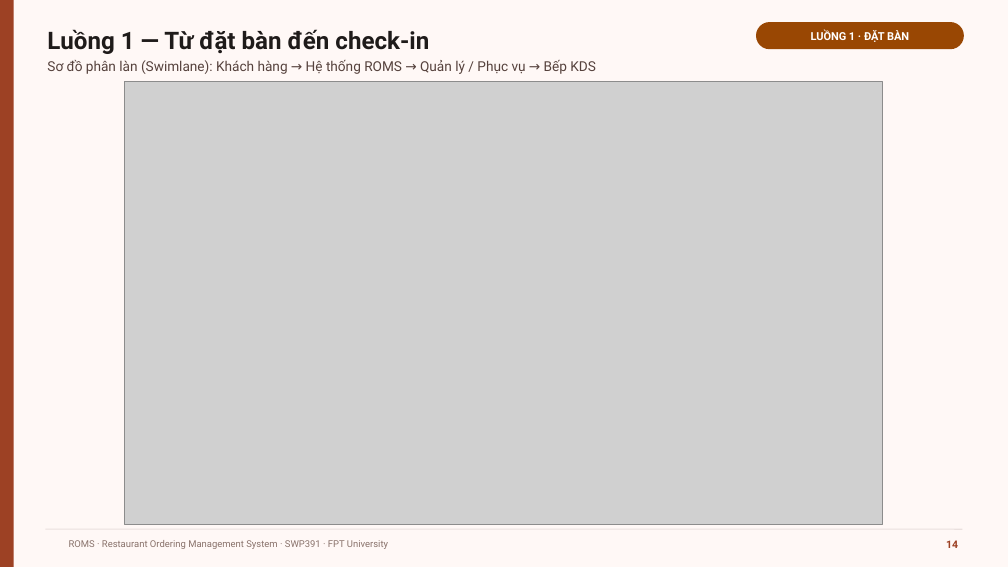
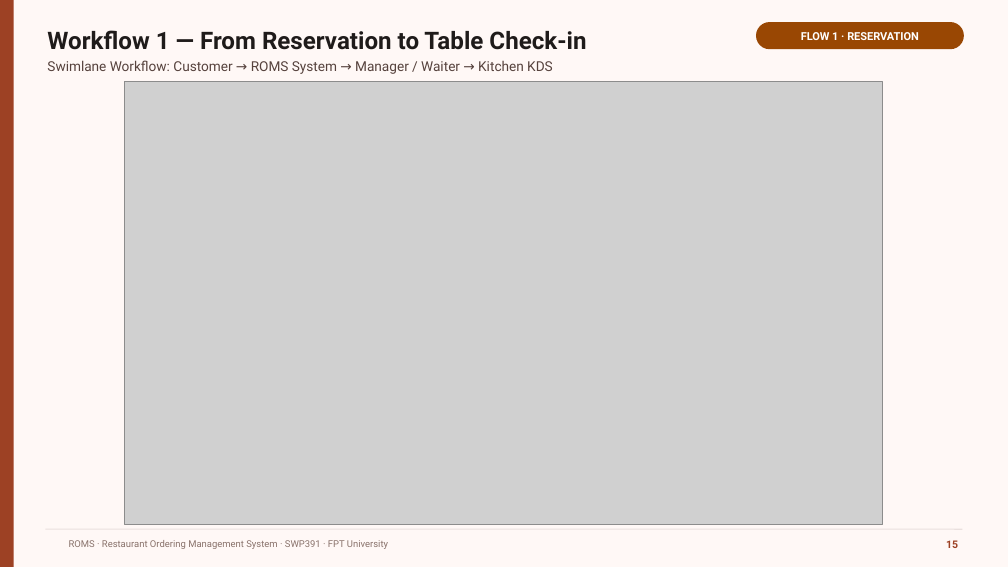
Before and after one commit to GROUP6-ROMS/Restaurant-Ordering-Management-System-ROMS, a slide deck: slide 15 of slide/ROMS_Bao_ve_SWP391.pptx. Drawn at 1008x567 pixels with LibreOffice and Linux fonts; fonts in the diff are those of the drawing; grey boxes stand for pictures; background and template pictures are left out. Boxes give left, top, right and bottom in pixels: in the first picture for what was removed or moved away, otherwise in the second. Text is boxed around its words. In the diff, an @@ line names an element or a change of style, - is before the commit and + after.

```diff
--- a/slide/ROMS_Bao_ve_SWP391.pptx
+++ b/slide/ROMS_Bao_ve_SWP391.pptx
@@ text at (47, 30, 586, 50): text changed @@
-Luồng 1 — Từ đặt bàn đến check-in
+Workflow 1 — From Reservation to Table Check-in
@@ text in rounded rectangle at (801, 32, 919, 40): text changed @@
-LUỒNG 1 · ĐẶT BÀN
+FLOW 1 · RESERVATION
@@ text at (47, 60, 553, 74): text changed @@
-Sơ đồ phân làn (Swimlane): Khách hàng → Hệ thống ROMS → Quản lý / Phục vụ → Bếp KDS
+Swimlane Workflow: Customer → ROMS System → Manager / Waiter → Kitchen KDS
@@ text at (946, 540, 958, 548): text changed @@
-14
+15
```
Also in this commit, not shown: 22 other slides changed.
